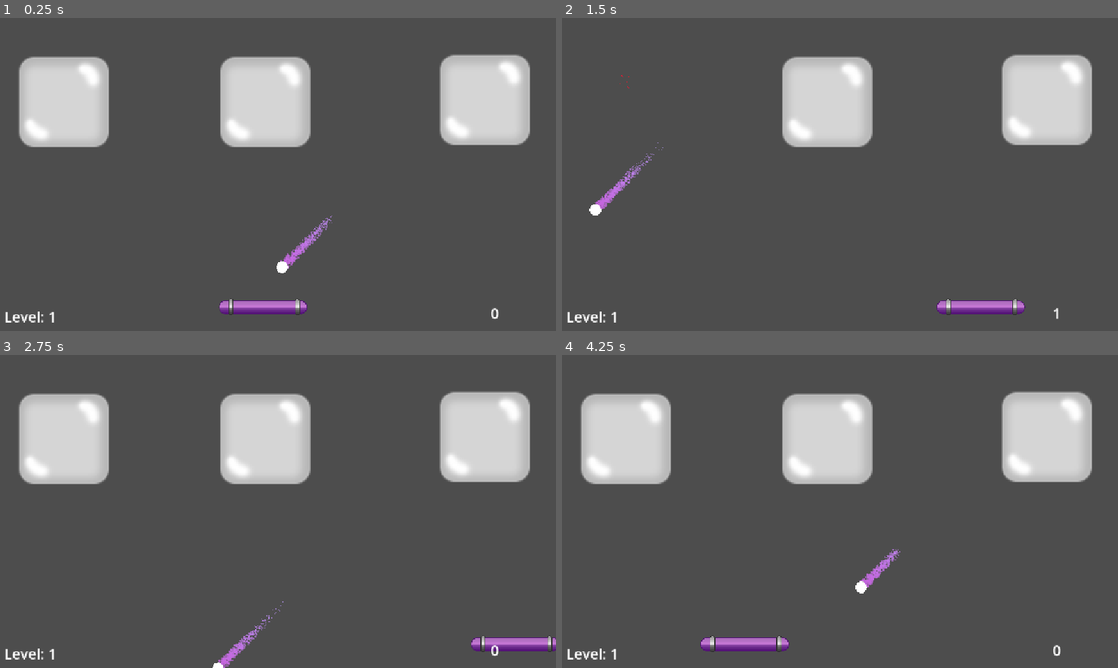
Above: before the commit, frames 1-4 (two rows, left to right).
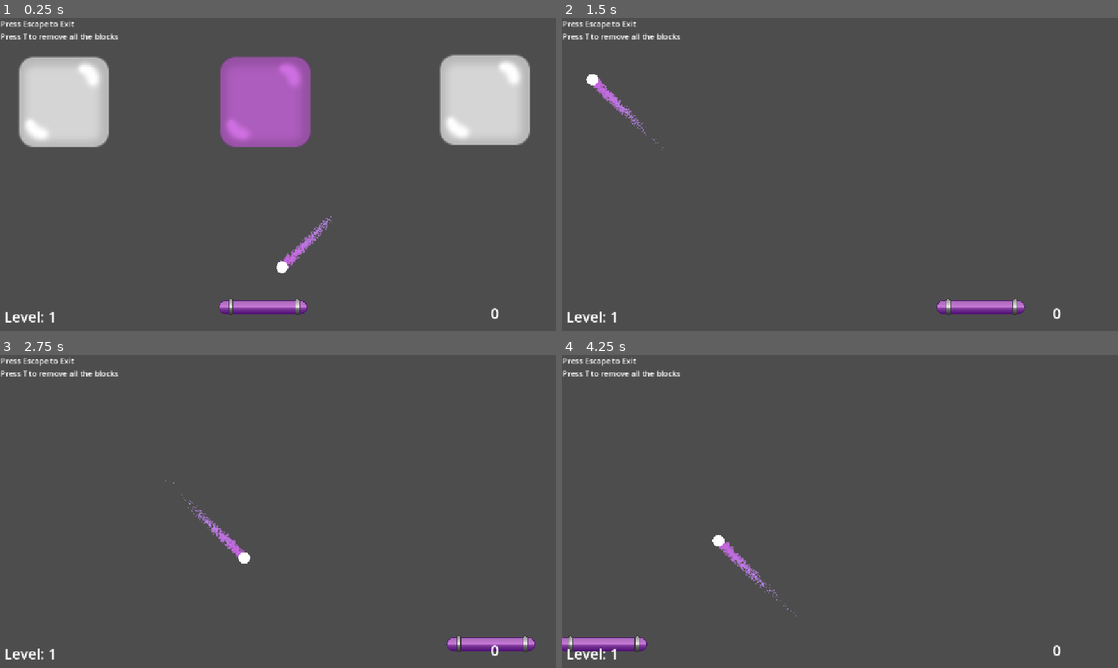
Above: after the commit, the same moments.

Repository: marcibaumel/HEJ_Brick
Game: Godot game, scene res://scenes/levels/customLevel.tscn
Two runs of this game, one before a commit and one after it. Both use one fixed random seed, a clock stepped at 60 frames per second and the inputs below.
Inputs:
- Up to frame 1 (0.25 s): no input
- Up to frame 2 (1.5 s): tap T (destroy_children, bound only after the commit) at 0.5, 1.35 s; hold Right (ui_right) 0.53-1.28 s; hold T (destroy_children, bound only after the commit) 0.53-1.28 s; hold Left (ui_left) from 1.28 s (still down)
- Up to frame 3 (2.75 s): tap T (destroy_children, bound only after the commit) at 2 s; release Left (ui_left) at 2.03 s; hold Right (ui_right) from 2.03 s (still down); hold T (destroy_children, bound only after the commit) from 2.03 s (still down)
- Up to frame 4 (4.25 s): release T (destroy_children, bound only after the commit) at 2.78 s; tap T (destroy_children, bound only after the commit) at 2.85, 3.5 s; release Right (ui_right) at 3.53 s; hold Left (ui_left) from 3.53 s (still down); hold T (destroy_children, bound only after the commit) from 3.53 s (still down)

The runs differ from the first frame. In frame 1, 5.0% of the frame differs, in the area x 0-56%, y 0-42%; in frame 2, 10%; in frame 3, 15%; in frame 4, 16%, in the area x 0-96%, y 0-95%.

Commit message:
Add manager functions

Diff:
--- a/brickyMartin/project.godot
+++ b/brickyMartin/project.godot
@@ -46,3 +46,13 @@
 , Object(InputEventKey,"resource_local_to_scene":false,"resource_name":"","device":-1,"window_id":0,"alt_pressed":false …(183 unchanged characters)…
 ]
 }
+destroy_children={
+"deadzone": 0.2,
+"events": [Object(InputEventKey,"resource_local_to_scene":false,"resource_name":"","device":-1,"window_id":0,"alt_pressed":false,"shift_pressed":false,"ctrl_pressed":false,"meta_pressed":false,"pressed":false,"keycode":0,"physical_keycode":84,"key_label":0,"unicode":116,"location":0,"echo":false,"script":null)
+]
+}
+quit_game={
+"deadzone": 0.2,
+"events": [Object(InputEventKey,"resource_local_to_scene":false,"resource_name":"","device":-1,"window_id":0,"alt_pressed":false,"shift_pressed":false,"ctrl_pressed":false,"meta_pressed":false,"pressed":false,"keycode":0,"physical_keycode":4194305,"key_label":0,"unicode":0,"location":0,"echo":false,"script":null)
+]
+}
--- a/brickyMartin/scenes/game_manager.tscn
+++ b/brickyMartin/scenes/game_manager.tscn
@@ -22,3 +22,9 @@
 offset_bottom = 638.0
 theme_override_font_sizes/font_size = 30
 horizontal_alignment = 1
+
+[node name="Label" type="Label" parent="CanvasLayer"]
+offset_right = 333.0
+offset_bottom = 191.0
+text = "Press Escape to Exit
+Press T to remove all the blocks"
--- a/brickyMartin/scenes/levels/customLevel.tscn
+++ b/brickyMartin/scenes/levels/customLevel.tscn
@@ -53,17 +53,17 @@
 position = Vector2(576, 26)
 shape = SubResource("RectangleShape2D_mx8sn")
 
-[node name="CustomBrick" parent="." instance=ExtResource("5_8uqsj")]
+[node name="LevelManager" type="Node" parent="."]
+script = ExtResource("5_p4hxj")
+
+[node name="CustomBrick" parent="LevelManager" instance=ExtResource("5_8uqsj")]
 position = Vector2(132, 177)
 
-[node name="CustomBrick2" parent="." instance=ExtResource("5_8uqsj")]
+[node name="CustomBrick2" parent="LevelManager" instance=ExtResource("5_8uqsj")]
 position = Vector2(549, 177)
 enableDoubleHealth = true
 
-[node name="CustomBrick3" parent="." instance=ExtResource("5_8uqsj")]
+[node name="CustomBrick3" parent="LevelManager" instance=ExtResource("5_8uqsj")]
 position = Vector2(1004, 173)
 
-[node name="LevelManager" type="Node" parent="."]
-script = ExtResource("5_p4hxj")
-
 [connection signal="body_entered" from="Deadzone" to="ball" method="_on_deadzone_body_entered"]
--- a/brickyMartin/scripts/brick.gd
+++ b/brickyMartin/scripts/brick.gd
@@ -1,33 +1,29 @@
 extends RigidBody2D
 
-var health = 1;
-signal brickDestroyed
-@export var enableDoubleHealth: bool = false:
-	set(value):
-		enableDoubleHealth = value
+@export var health = 1;
+@export var enableDoubleHealth: bool = false
+@export var enableAbilitiyDoubleBall: bool = false
+
+var baseColour = "#ffffff"
 
 func _ready() -> void:
 	if enableDoubleHealth:
+		$Sprite2D.modulate = "#cf6fe2"
 		health = 2
 
-func _process(delta: float) -> void:
-	pass
 
 func hit() -> void:
 	health -= 1
 	if health < 1:
-		GameManager.addPoints(1)
-		$Sprite2D.visible = false
-		$CollisionShape2D.disabled = true
-		$CPUParticles2D.emitting = true
+		destroyBrick()
+	else:
+		$Sprite2D.modulate = baseColour
 
-		var bricksLeft = get_tree().get_nodes_in_group('Brick')
-		if bricksLeft.size() == 1:
-			get_parent().get_node("ball").visible = false
-			await get_tree().create_timer(1).timeout
-			GameManager.level += 1
-			get_tree().reload_current_scene()
-		else:
-			await get_tree().create_timer(0.5).timeout
-			emit_signal("brickDestroyed")
-			queue_free()
+func destroyBrick() -> void:
+	GameManager.addPoints(1)
+	$Sprite2D.visible = false
+	$CollisionShape2D.disabled = true
+	$CPUParticles2D.emitting = true
+
+	await get_tree().create_timer(0.5).timeout
+	queue_free()
--- a/brickyMartin/scripts/game_manager.gd
+++ b/brickyMartin/scripts/game_manager.gd
@@ -9,3 +9,7 @@
 func _process(delta: float) -> void:
 	$CanvasLayer/Score.text = str(score)
 	$CanvasLayer/Level.text = "Level: " + str(level)
+
+func _input(event):
+	if event.is_action_pressed("quit_game"):
+		get_tree().quit()
--- a/brickyMartin/scripts/level_manager.gd
+++ b/brickyMartin/scripts/level_manager.gd
@@ -1,10 +1,10 @@
 extends Node
 
-func _ready() -> void:
-	#TODO: Setup signal connection
-	connect("brickDestroyed", levelManager)
+func _process(_delta):
+	if get_child_count() == 0:
+		print("lofasz")
 
-
-func levelManager() -> void:
-	var bricksLeft = get_tree().get_nodes_in_group('Brick')
-	print(bricksLeft.str())
+func _input(event):
+	if event.is_action_pressed("destroy_children"):
+		for child in get_children():
+			child.queue_free()
